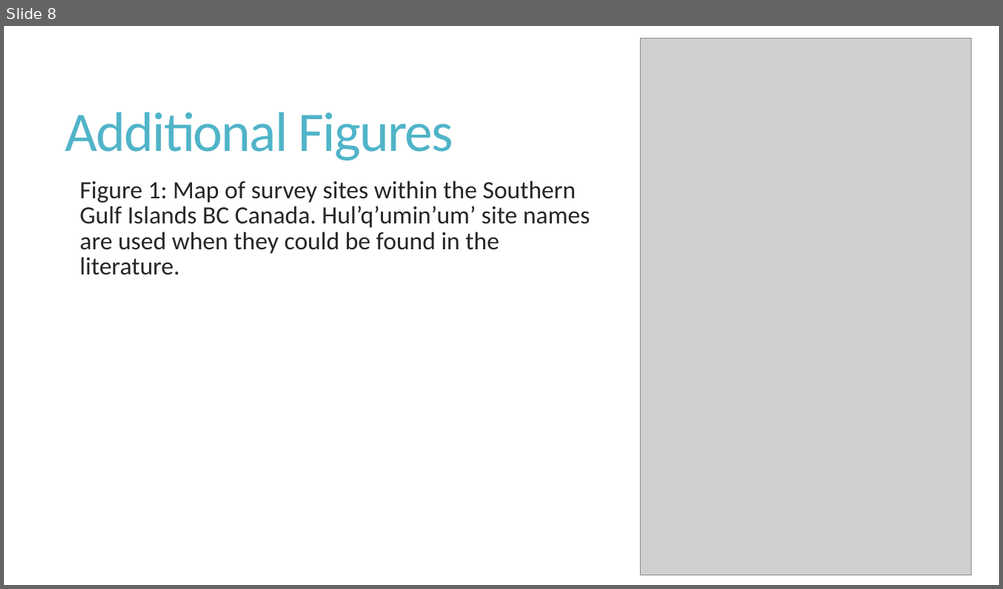
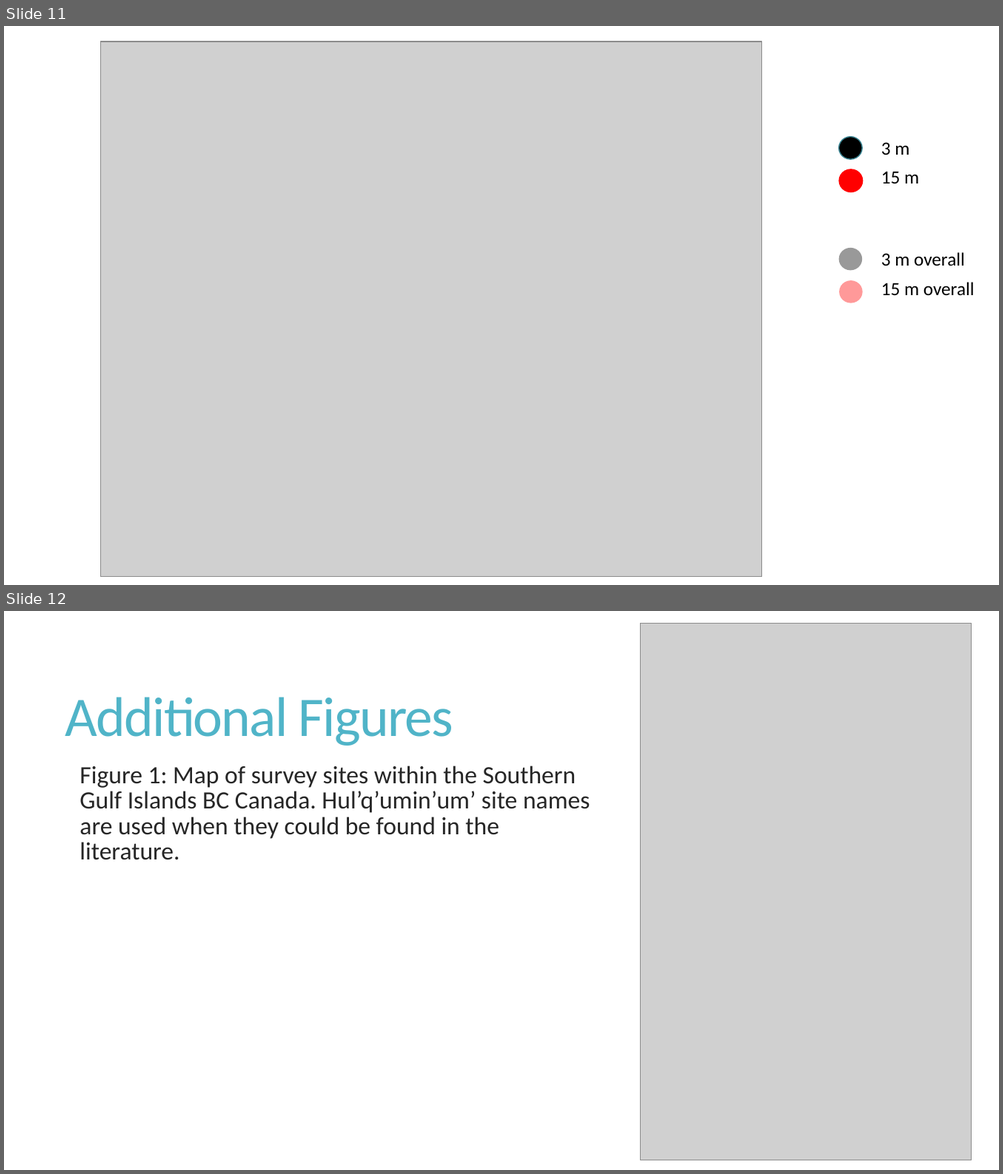
Before and after one commit to fionatfrancis/HiLo-Fish, a slide deck: HiLoAnalysisUpdate.pptx. Shown one above the other, each under a label of ours: slide 8 before the commit, slides 11 and 12 after it. The pictures are 1003x589 and 1003x1174 pixels, drawn with LibreOffice and Linux fonts; fonts in the diff are those of the drawing; grey boxes stand for pictures. Boxes give left, top, right and bottom in pixels: in the first picture for what was removed or moved away, otherwise in the second. Text is boxed around its words. In the diff, an @@ line names an element or a change of style, - is before the commit and + after.

Commit message:
updated figures

```diff
--- a/HiLoAnalysisUpdate.pptx
+++ b/HiLoAnalysisUpdate.pptx
@@ slide 11 added at [4,26,999,585], background #FFFFFF @@
@@ picture added at [100,42,761,577] @@
@@ group added at [839,136,919,192]: 2 ellipses, 2 texts @@
+3 m
+15 m
@@ group added at [839,247,974,303]: 2 ellipses, 2 texts @@
+3 m overall
+15 m overall
@@ what was slide 8 is now slide 12 @@
```
Also in this commit, not shown: 5 slides changed, 5 other slides added, 2 slides removed.
